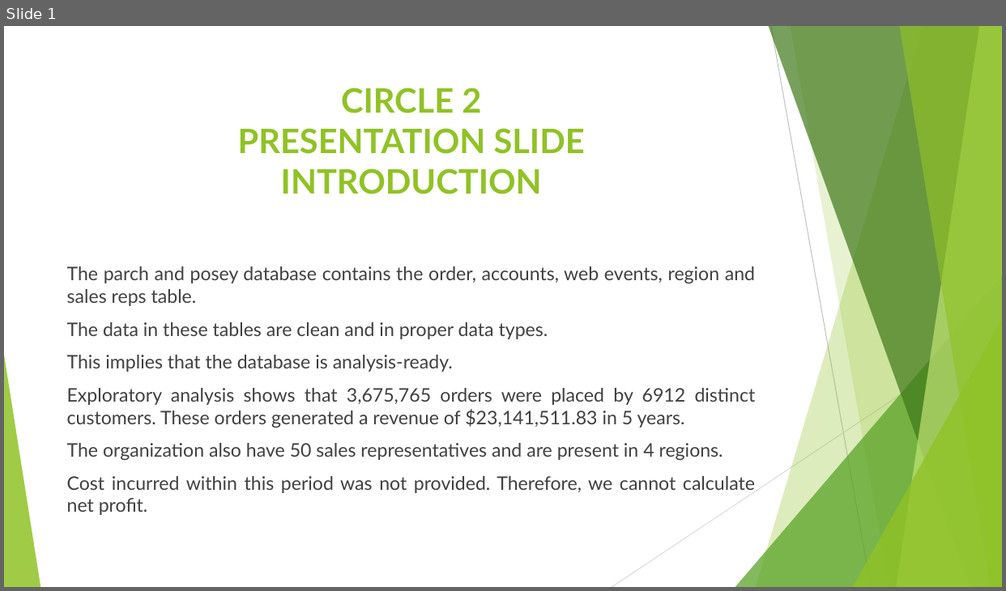
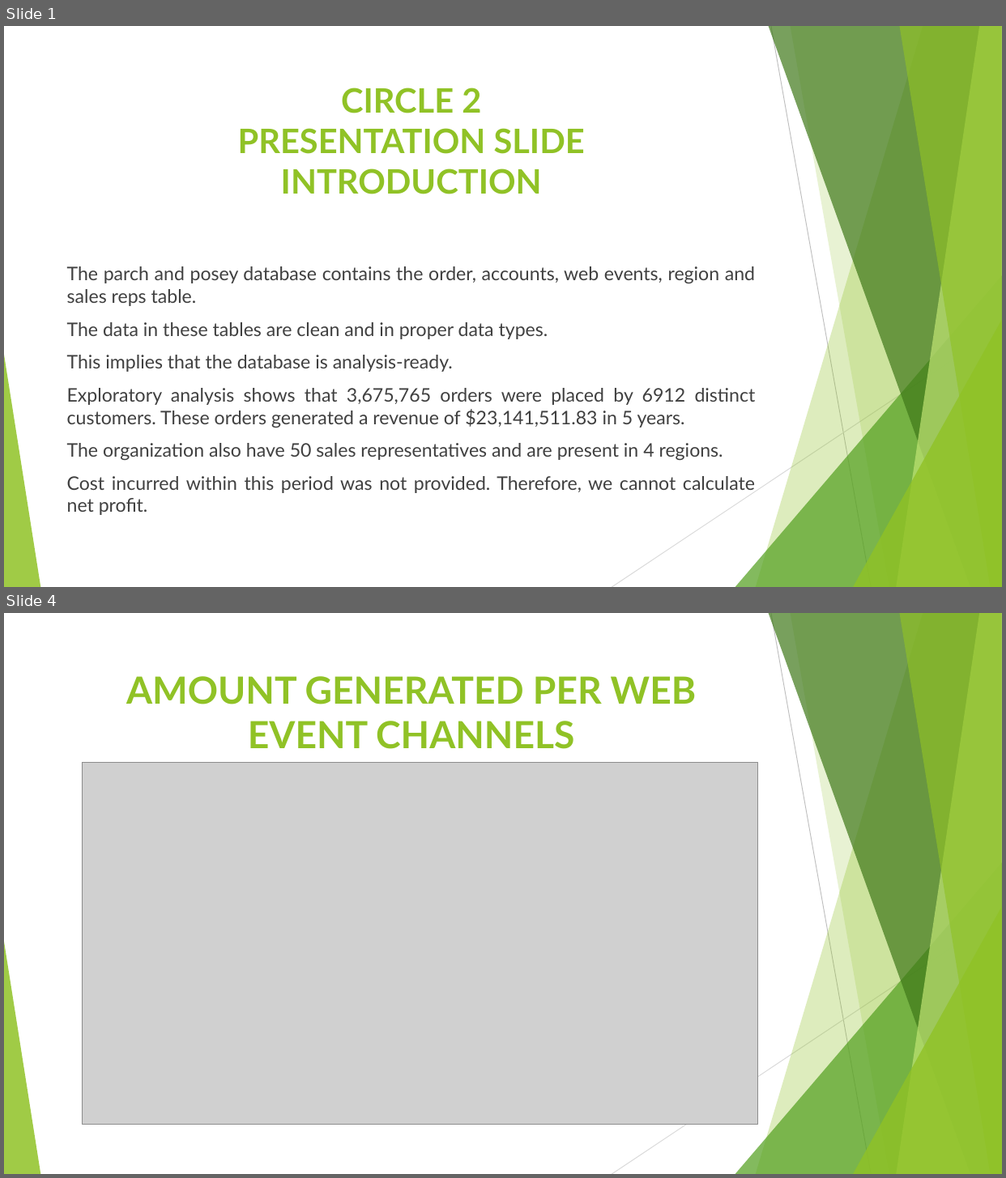
Before and after one commit to Tajman80/CDECircle2Group, a slide deck: Circle2_Linux_Git_Group_Assignment.pptx. Shown one above the other, each under a label of ours: slide 1 before the commit, slides 1 and 4 after it; the slides between them are not shown. The pictures are 1006x591 and 1006x1178 pixels, drawn with LibreOffice and Linux fonts; fonts in the diff are those of the drawing; grey boxes stand for pictures. Boxes give left, top, right and bottom in pixels: in the first picture for what was removed or moved away, otherwise in the second. Text is boxed around its words. In the diff, an @@ line names an element or a change of style, - is before the commit and + after.

```diff
--- a/Circle2_Linux_Git_Group_Assignment.pptx
+++ b/Circle2_Linux_Git_Group_Assignment.pptx
@@ slide 4 added at (x1=4, y1=613, x2=1002, y2=1174), background #FFFFFF; not listed: 10 template elements that a slide beside it also shows @@
@@ title added at (x1=126, y1=676, x2=697, y2=749), 36 pt, text #90C226, bold @@
+AMOUNT GENERATED PER WEB EVENT CHANNELS
@@ picture added at (x1=82, y1=763, x2=758, y2=1124) @@
```
Also in this commit, not shown: 4 slides changed, 3 other slides added, 1 other file.
